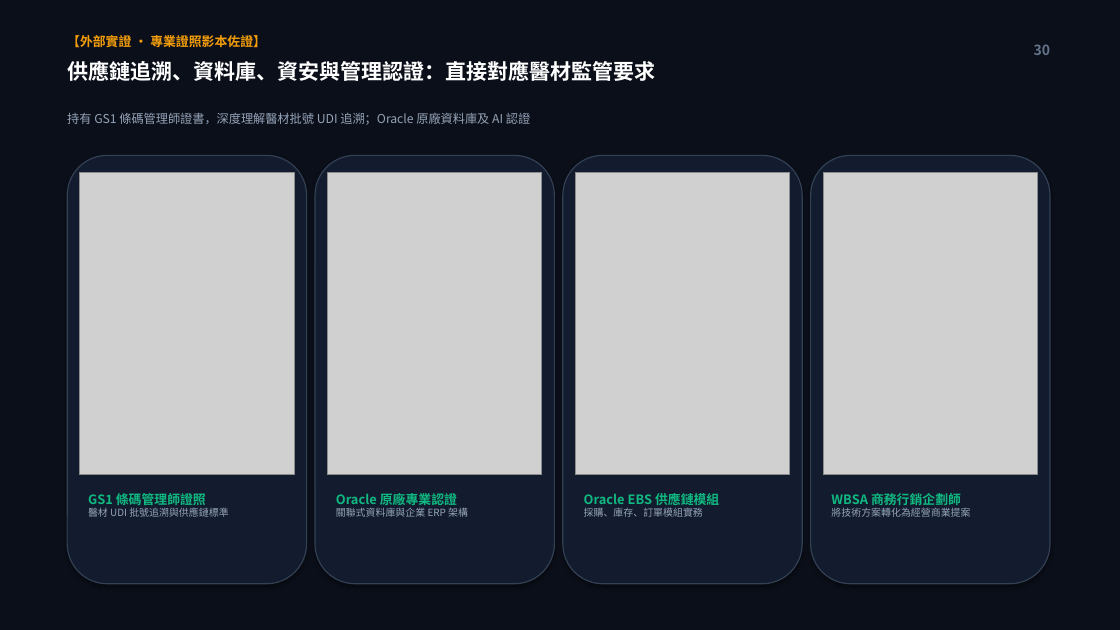
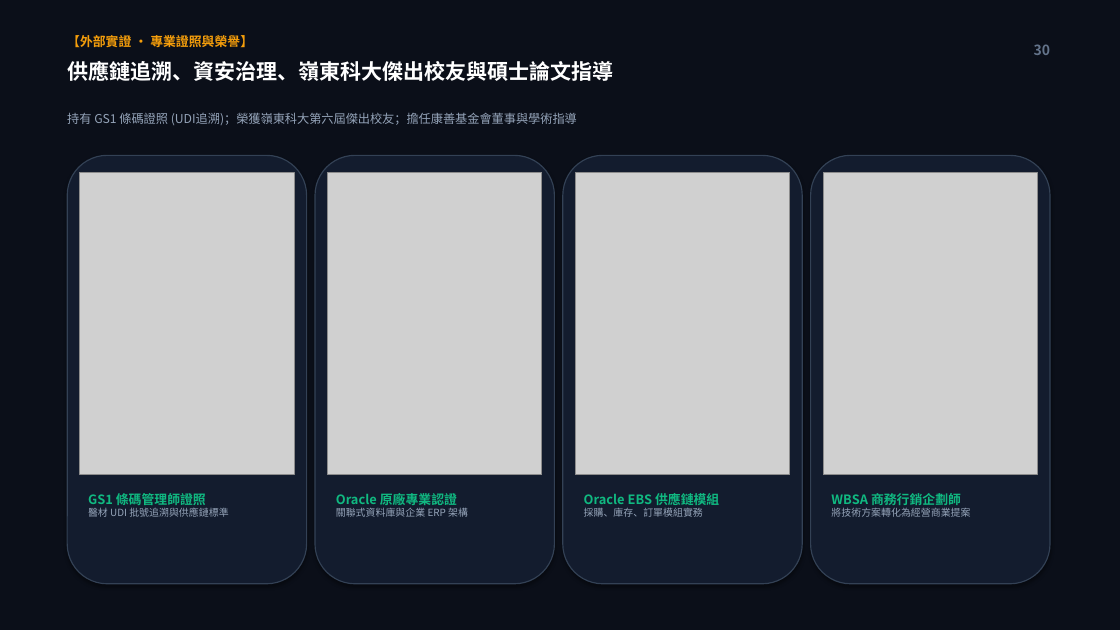
Before and after one commit to HowardLiao/4163, a slide deck: slide 30 of 鐿鈦科技_資訊經理_金字塔策略簡報_廖倫豪博士.pptx. Drawn at 1120x630 pixels with LibreOffice and Linux fonts; fonts in the diff are those of the drawing; grey boxes stand for pictures. Boxes give left, top, right and bottom in pixels: in the first picture for what was removed or moved away, otherwise in the second. Text is boxed around its words. In the diff, an @@ line names an element or a change of style, - is before the commit and + after.

```diff
--- a/鐿鈦科技_資訊經理_金字塔策略簡報_廖倫豪博士.pptx
+++ b/鐿鈦科技_資訊經理_金字塔策略簡報_廖倫豪博士.pptx
@@ text at (x1=67, y1=35, x2=253, y2=48): text changed @@
-【外部實證 · 專業證照影本佐證】
+【外部實證 · 專業證照與榮譽】
@@ text at (x1=67, y1=61, x2=613, y2=81): text changed @@
-供應鏈追溯、資料庫、資安與管理認證：直接對應醫材監管要求
+供應鏈追溯、資安治理、嶺東科大傑出校友與碩士論文指導
@@ text at (x1=67, y1=112, x2=577, y2=125): text changed @@
-持有 GS1 條碼管理師證書，深度理解醫材批號 UDI 追溯；Oracle 原廠資料庫及 AI 認證
+持有 GS1 條碼證照 (UDI追溯)；榮獲嶺東科大第六屆傑出校友；擔任康善基金會董事與學術指導
```
Also in this commit, not shown: 1 other slide changed, 2 other files.
